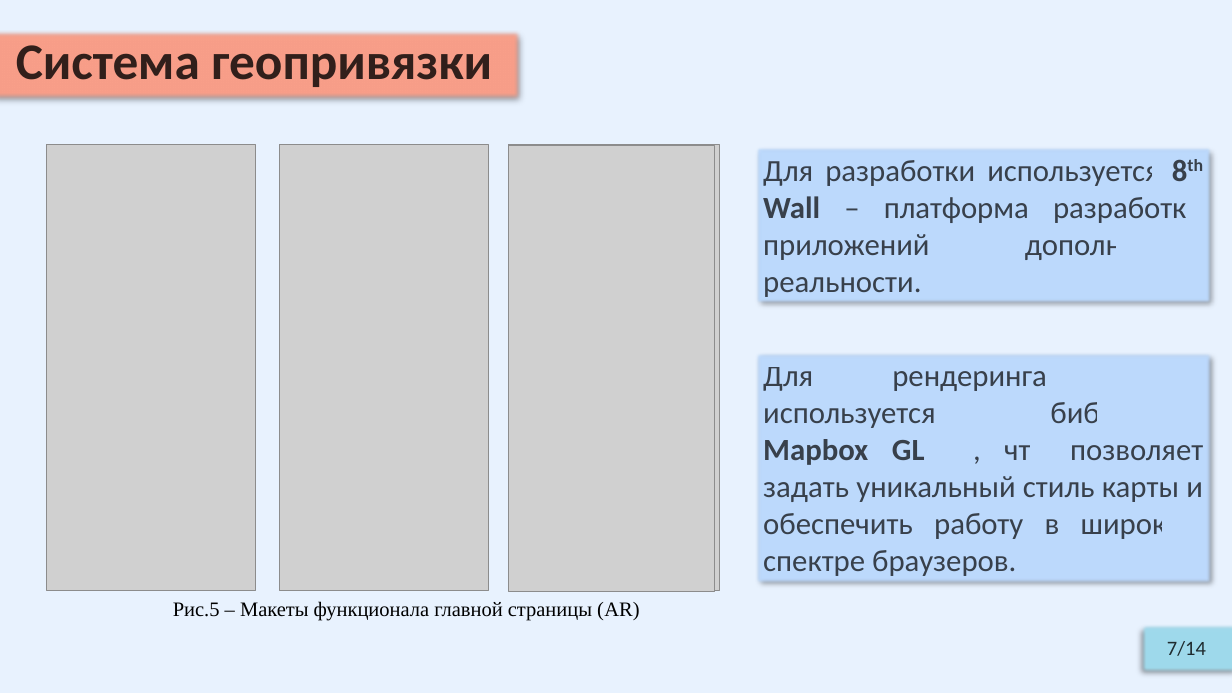
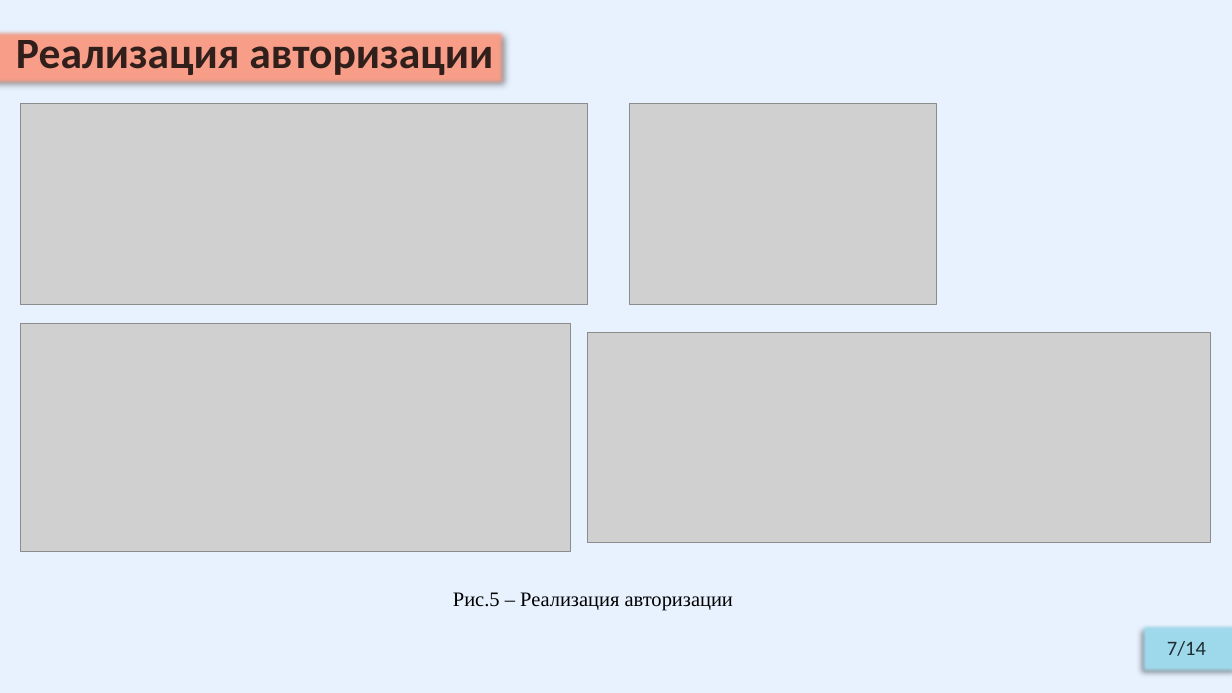
Before and after one commit to Relax-FM/Diploma, a slide deck: slide 7 of master/Diploma/presentation/OnyushevA_RK6-41M.pptx. Drawn at 1232x693 pixels with LibreOffice and Linux fonts; fonts in the diff are those of the drawing; grey boxes stand for pictures. Boxes give left, top, right and bottom in pixels: in the first picture for what was removed or moved away, otherwise in the second. Text is boxed around its words. In the diff, an @@ line names an element or a change of style, - is before the commit and + after.

```diff
--- a/master/Diploma/presentation/OnyushevA_RK6-41M.pptx
+++ b/master/Diploma/presentation/OnyushevA_RK6-41M.pptx
@@ subtitle "Реализация авторизации": place and size @@
-subtitle "Реализация авторизации" at (0,30,520,100)
+subtitle "Реализация авторизации" at (0,30,505,85)
@@ subtitle at (16,32,493,75): text changed; size 40 to 34 pt @@
-Система геопривязки
+Реализация авторизации
@@ picture added at (21,104,588,304) @@
@@ picture added at (630,104,937,304) @@
@@ group removed at (47,145,720,592): 4 pictures @@
@@ rectangle removed at (754,146,1213,305) @@
-Для разработки используется 8th Wall – платформа разработки приложений дополненной реальности.
@@ picture added at (21,323,571,553) @@
@@ picture added at (588,333,1212,543) @@
@@ rectangle removed at (754,351,1213,584) @@
-Для рендеринга карты используется библиотека Mapbox GL JS, что позволяет задать уникальный стиль карты и обеспечить работу в широком спектре браузеров.
@@ text at (453,592,733,611): text changed @@
-Рис.5 – Макеты функционала главной страницы (AR)
+Рис.5 – Реализация авторизации
```
Also in this commit, not shown: 8 other slides changed, 4 slides added, 4 slides removed, 6 other files.
